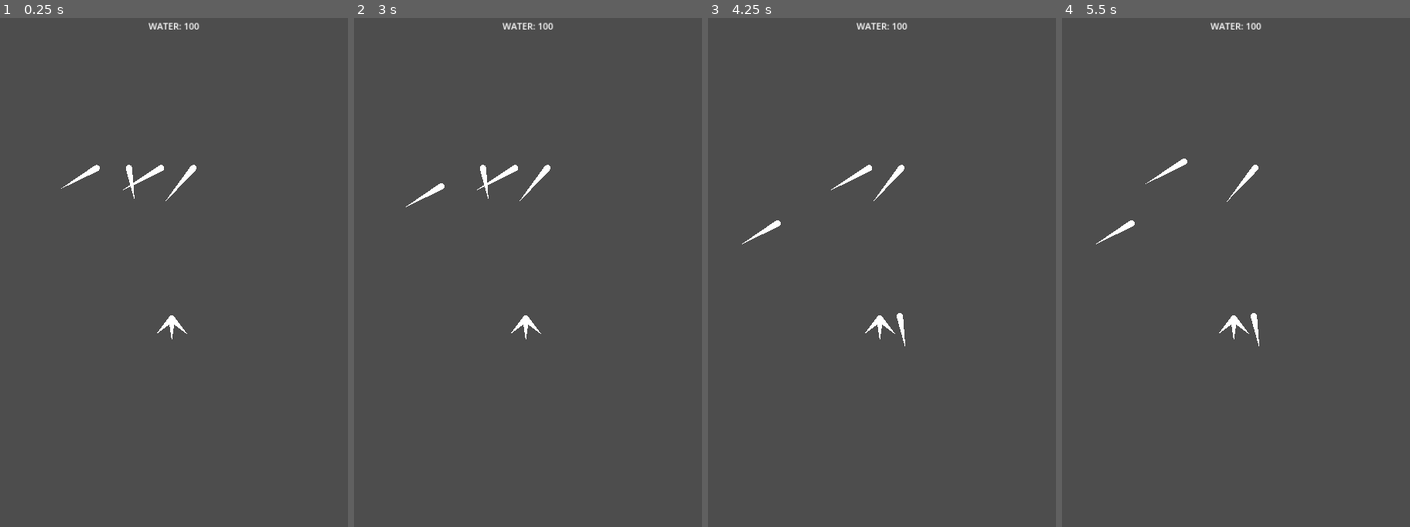
Above: before the commit, frames 1-4 (left to right).
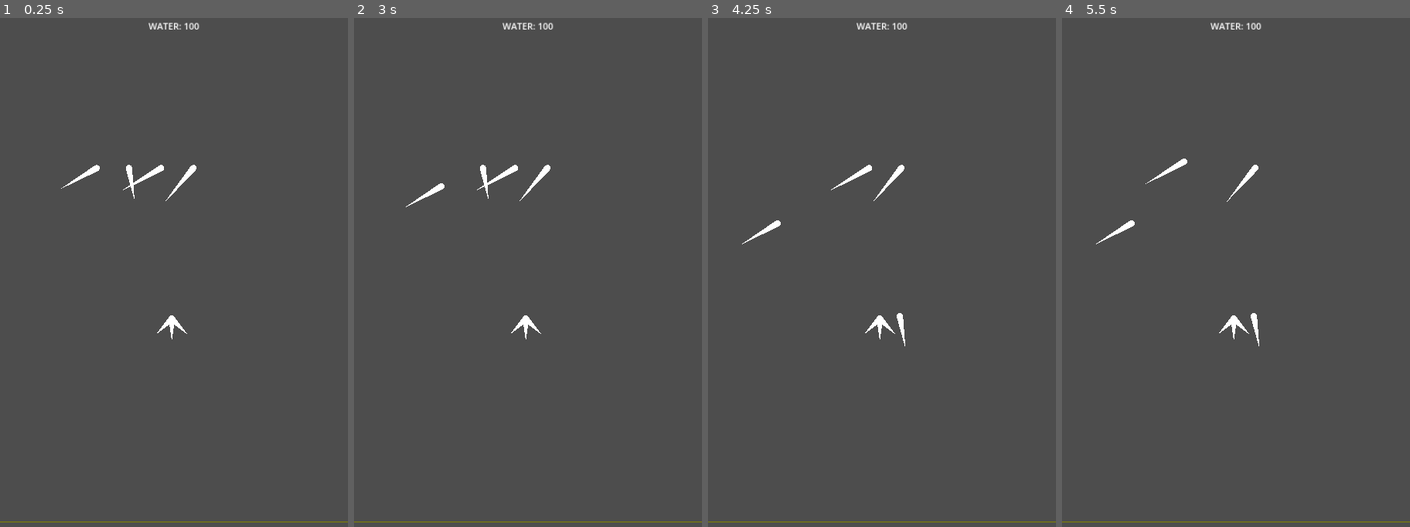
Above: after the commit, the same moments.

Repository: Disablak/ggj23
Game: Godot game, scene res://Main.tscn
Same seed, same stepped clock (60 frames per second), same inputs: the game is played once before the commit and once after it.
Inputs (mouse positions are in pixels of both pictures, inside the frame that each line leads up to):
- Up to frame 1 (0.25 s): no input
- Up to frame 2 (3 s): tap Enter at 0.5, 2 s; drag from (524, 318) to (562, 180) at 0.52 s; tap Space at 1.25, 2.75 s; drag from (524, 318) to (510, 440) at 1.27 s; move the mouse to (524, 318) at 2.02 s; click (524, 318) at 2.17 s; drag from (451, 165) to (423, 221) at 2.77 s
- Up to frame 3 (4.25 s): tap Enter at 3.5 s; drag from (836, 165) to (899, 318) at 3.52 s
- Up to frame 4 (5.5 s): tap Space at 4.25 s; drag from (1222, 165) to (1183, 160) at 4.27 s; move the mouse to (1256, 165) at 5.02 s; click (1256, 165) at 5.17 s

The runs differ from the first frame. In frame 1, 0.2% of the frame differs, in the area x 0-100%, y 98-100%; in frame 2, 0.2%; in frame 3, 0.2%; in frame 4, 0.2%.
Error before the commit: Invalid access to property or key 'position' on a base object of type 'Nil'. (res://scripts/RootsController.gd:71)
Error after the commit: Invalid access to property or key 'position' on a base object of type 'Nil'. (res://scripts/RootsController.gd:82)

Commit message:
finish edge

Diff:
--- a/scenes/RootController.tscn
+++ b/scenes/RootController.tscn
@@ -3,8 +3,10 @@
 [ext_resource type="Script" path="res://scripts/RootsController.gd" id="1_1ldu6"]
 [ext_resource type="PackedScene" uid="uid://bmcsnc8is2ew7" path="res://scenes/Stick.tscn" id="2_4pwkq"]
 
-[node name="RootController" type="Node2D"]
+[node name="RootController" type="Node2D" node_paths=PackedStringArray("line2d_lower_edge")]
 script = ExtResource("1_1ldu6")
+lower_edge = 1600
+line2d_lower_edge = NodePath("LowerEdge")
 stick_scene = ExtResource("2_4pwkq")
 
 [node name="Stick" parent="." instance=ExtResource("2_4pwkq")]
@@ -28,6 +30,10 @@
 [node name="Line2D" parent="Stick3" index="1"]
 points = PackedVector2Array(2.08165e-12, 2.08165e-12, 2.08165e-12, 70)
 
+[node name="LowerEdge" type="Line2D" parent="."]
+width = 4.0
+default_color = Color(0.513726, 0.513726, 0, 1)
+
 [editable path="Stick"]
 [editable path="Stick2"]
 [editable path="Stick3"]
--- a/scripts/RootsController.gd
+++ b/scripts/RootsController.gd
@@ -6,12 +6,18 @@
 const MAX_STICK_CHILDREN := 3
 
 @export var sticks_count_variant := 4
+@export var lower_edge: int = 800
+@export var line2d_lower_edge: Line2D
 @export var stick_scene: PackedScene
 
 var dict_pos_and_stick = {}
 var all_sticks_in_root: Array[Stick]
 var selected_stick: Stick = null
 var lowest_stick: Stick = null
+
+var lower_edge_start: Vector2
+var lower_edge_end: Vector2
+
 
 var cur_water: int = 100:
 	set(value):
@@ -28,6 +34,11 @@
 
 	init_start_sticks()
 	try_to_spawn_new_sticks()
+
+	lower_edge_start = Vector2(0, lower_edge)
+	lower_edge_end = Vector2(get_viewport_rect().size.x, lower_edge)
+	line2d_lower_edge.add_point(lower_edge_start)
+	line2d_lower_edge.add_point(lower_edge_end)
 
 
 func init_start_sticks():
@@ -98,15 +109,23 @@
 	if lowest_stick == parent_stick:
 		var stick_size = float(cur_water) / 100
 		child_stick.change_size(stick_size)
+
+	if is_lowest(child_stick):
+		lowest_stick = child_stick
 		cur_water -= Global.PART_WATER
+		print("new lowest stick!")
 	else:
 		cur_water += Global.PART_WATER
 
-	if is_lowest(child_stick):
-		lowest_stick = child_stick
-		print("new lowest stick!")
+	if is_stick_intersects_finish(child_stick):
+		Global.on_game_over.emit(true)
+		print("lower end!")
 
 	selected_stick = null
+
+
+func is_stick_intersects_finish(stick: Stick):
+	return Geometry2D.segment_intersects_segment(get_stick_start_pos(stick), get_stick_end_pos(stick), lower_edge_start, lower_edge_end)
 
 
 func is_lowest(stick: Stick) -> bool:
